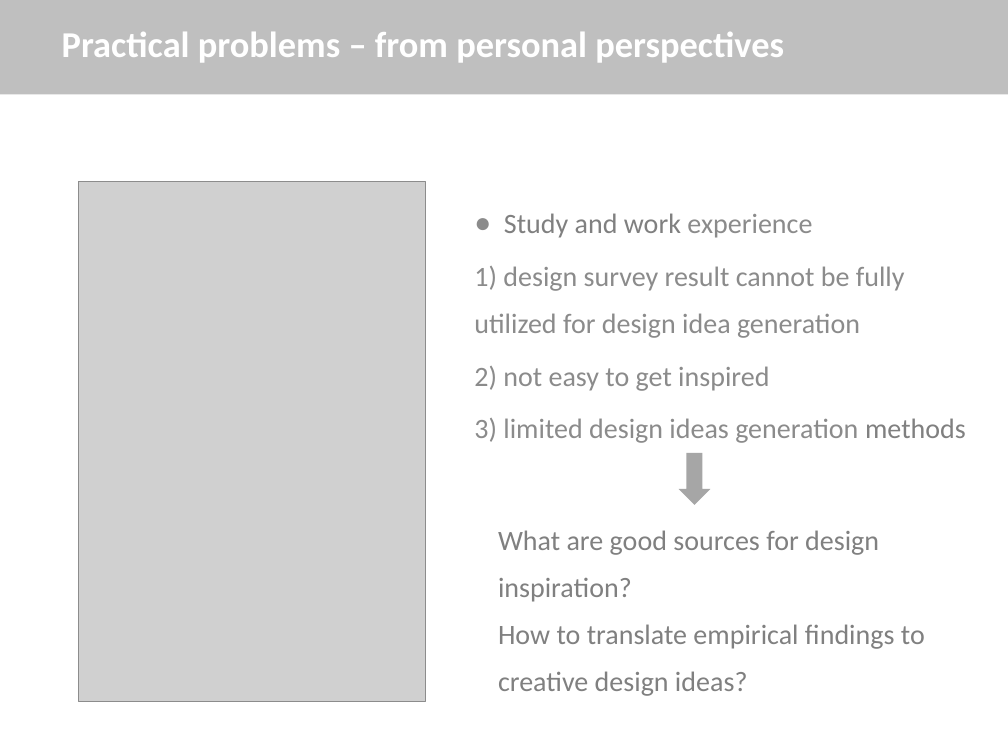
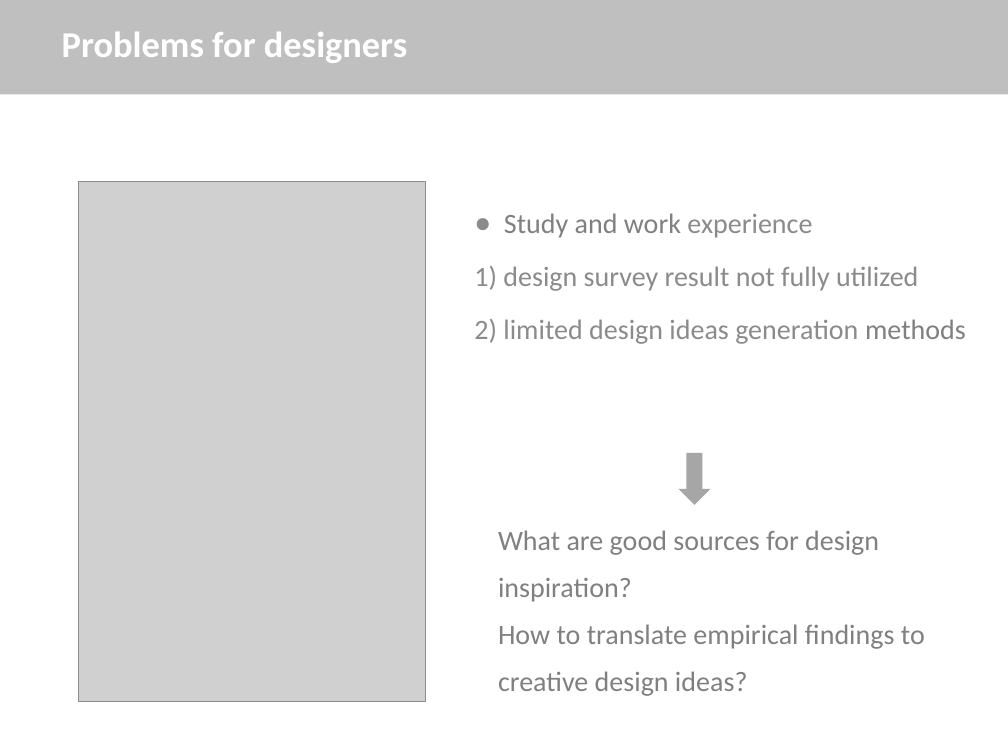
Before and after one commit to sunyingFUBerlin/PPT-for-IFKAD, a slide deck: slide 3 of ResearchProposal.pptx. Drawn at 1008x756 pixels with LibreOffice and Linux fonts; fonts in the diff are those of the drawing; grey boxes stand for pictures. Boxes give left, top, right and bottom in pixels: in the first picture for what was removed or moved away, otherwise in the second. Text is boxed around its words. In the diff, an @@ line names an element or a change of style, - is before the commit and + after.

```diff
--- a/ResearchProposal.pptx
+++ b/ResearchProposal.pptx
@@ title at (62, 32, 407, 63): text changed @@
-Practical problems – from personal perspectives
+Problems for designers
@@ subtitle at (474, 266, 966, 344): text changed @@
-1) design survey result cannot be fully utilized for design idea generation
-2) not easy to get inspired
-3) limited design ideas generation methods
+1) design survey result not fully utilized
+2) limited design ideas generation methods
```
Also in this commit, not shown: 6 other slides changed, 1 slide removed.
